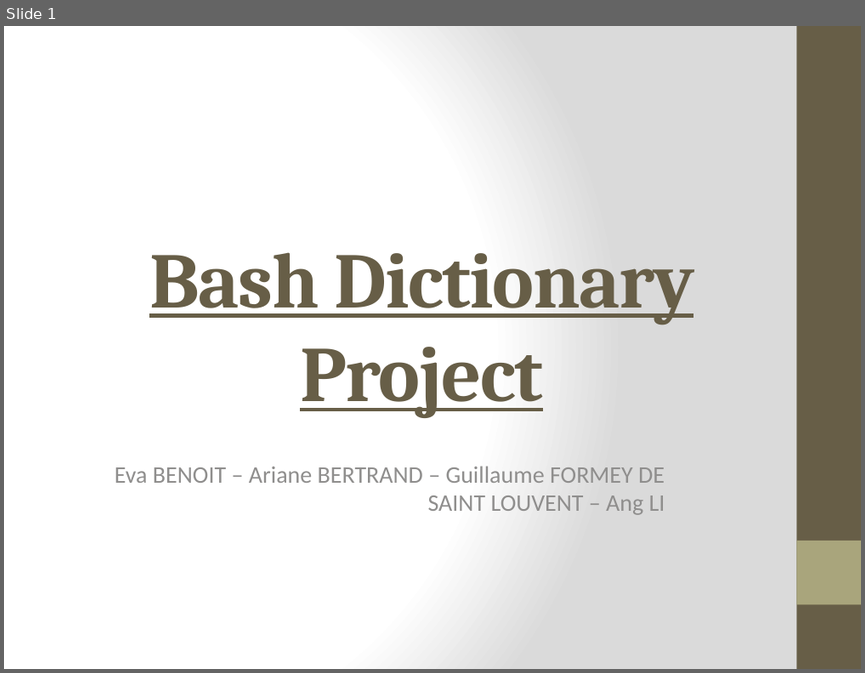
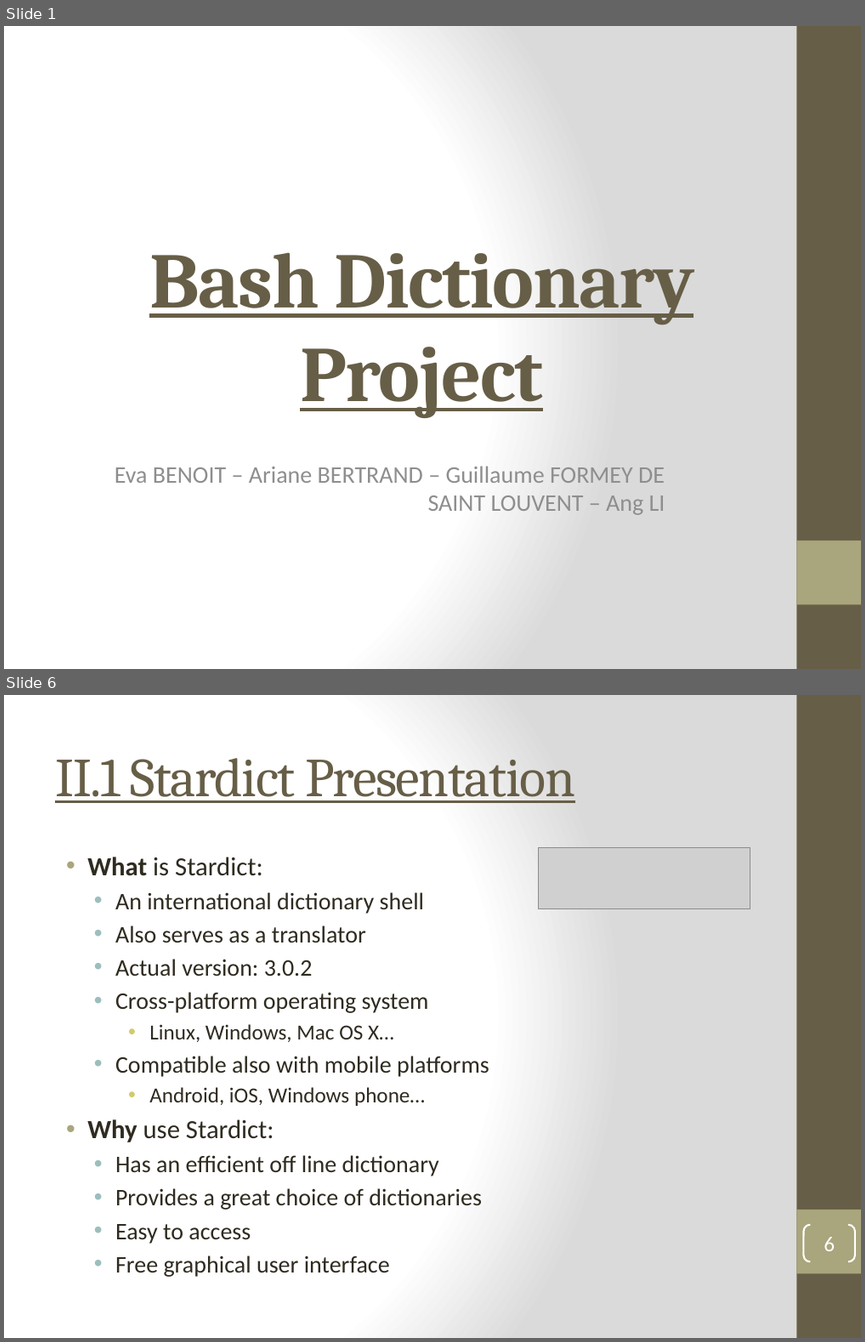
Before and after one commit to kiago/isepse2014, a slide deck: projects/dictionary/Project_Presentation.pptx. Shown one above the other, each under a label of ours: slide 1 before the commit, slides 1 and 6 after it; the slides between them are not shown. The pictures are 865x673 and 865x1342 pixels, drawn with LibreOffice and Linux fonts; fonts in the diff are those of the drawing; grey boxes stand for pictures. Boxes give left, top, right and bottom in pixels: in the first picture for what was removed or moved away, otherwise in the second. Text is boxed around its words. In the diff, an @@ line names an element or a change of style, - is before the commit and + after.

```diff
--- a/projects/dictionary/Project_Presentation.pptx
+++ b/projects/dictionary/Project_Presentation.pptx
@@ slide 6 added at (x1=4, y1=695, x2=861, y2=1338), background gradient #FFFFFF to #DADADA; not listed: 2 template elements that a slide beside it also shows @@
@@ title added at (x1=55, y1=758, x2=575, y2=803), 46 pt, text #675E47, underline @@
+II.1 Stardict Presentation
@@ picture added at (x1=538, y1=847, x2=749, y2=909) @@
@@ text added at (x1=87, y1=857, x2=489, y2=1276), 20 pt, text #2F2B20 @@
+• What is Stardict:
+  • An international dictionary shell
+  • Also serves as a translator
+  • Actual version: 3.0.2
+  • Cross-platform operating system
+    • Linux, Windows, Mac OS X…
+  • Compatible also with mobile platforms
+    • Android, iOS, Windows phone…
+• Why use Stardict:
+  • Has an efficient off line dictionary
+  • Provides a great choice of dictionaries
+  • Easy to access
+  • Free graphical user interface
@@ page number added at (x1=803, y1=1225, x2=855, y2=1261), outline #FFFFFF 1.5 pt, 18 pt, text #FFFFFF @@
+6
```
Also in this commit, not shown: 5 slides changed, 4 other slides added.
